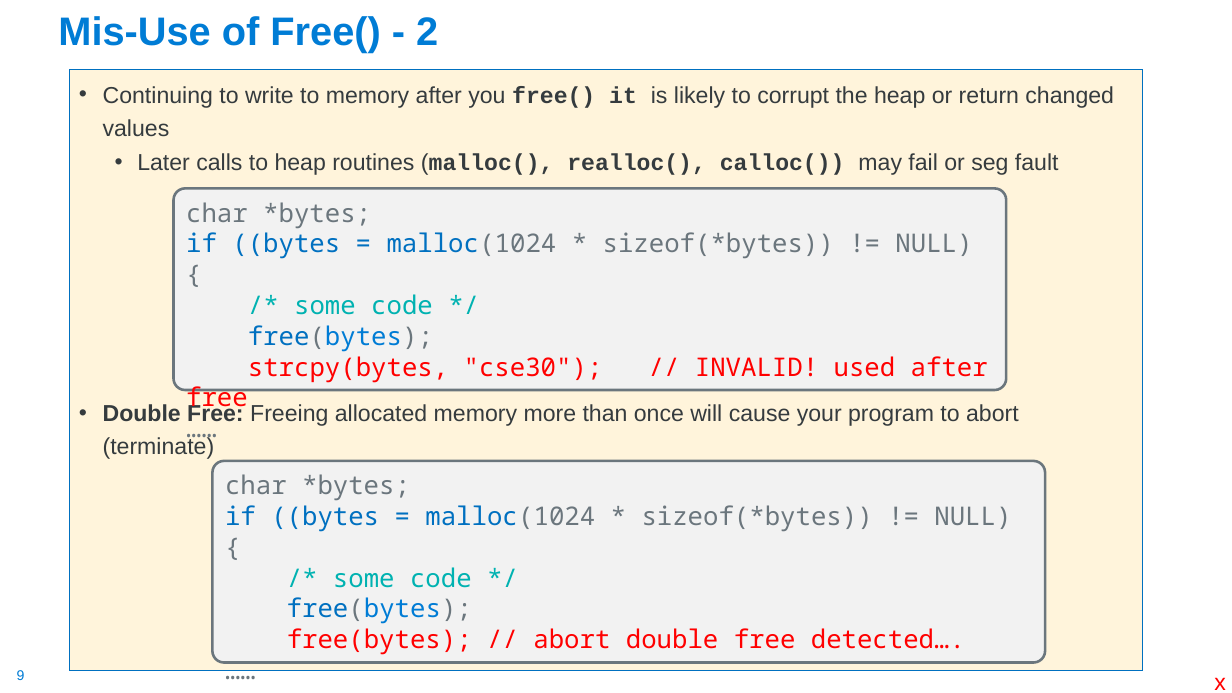
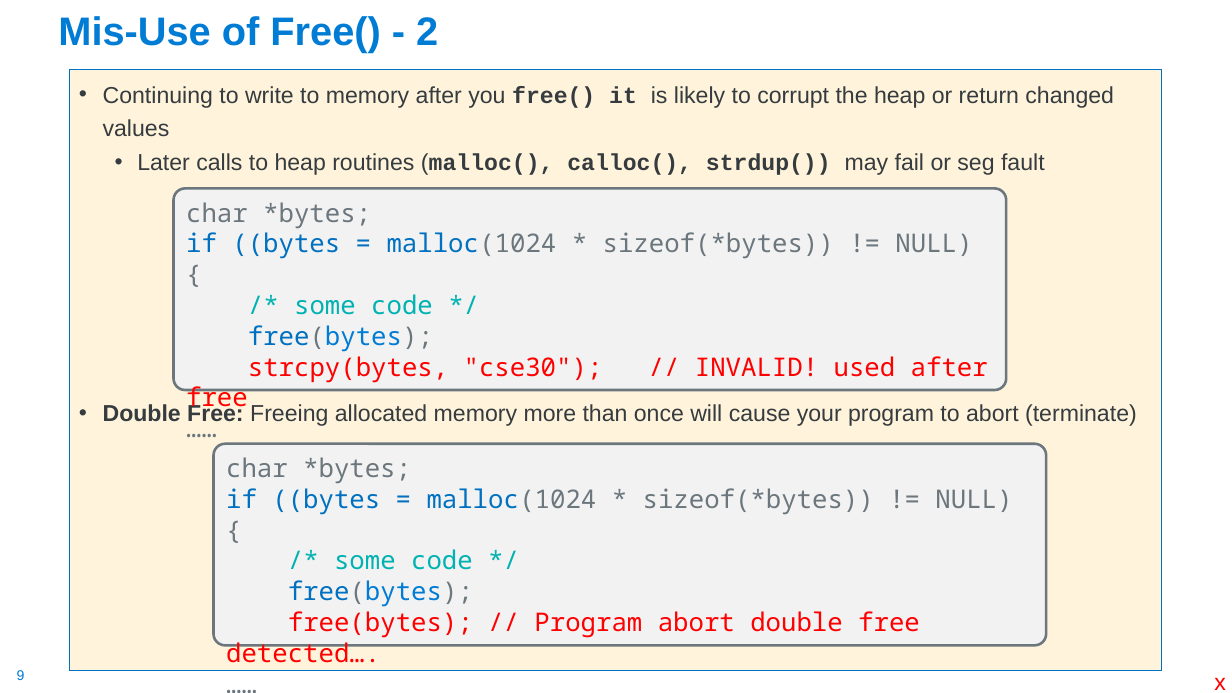
Before and after one commit to cse30-sp24/Muller-Slides, a slide deck: slide 9 of 03-C-Part3.pptx. Drawn at 1232x693 pixels with LibreOffice and Linux fonts; fonts in the diff are those of the drawing. Boxes give left, top, right and bottom in pixels: in the first picture for what was removed or moved away, otherwise in the second. Text is boxed around its words. In the diff, an @@ line names an element or a change of style, - is before the commit and + after.

```diff
--- a/03-C-Part3.pptx
+++ b/03-C-Part3.pptx
@@ text "Continuing to write to memory ...": place and size @@
-text "Continuing to write to memory ..." at bbox=[69, 70, 1142, 671]
+text "Continuing to write to memory ..." at bbox=[69, 70, 1162, 671]
@@ text at bbox=[137, 153, 1045, 175]: text changed @@
-  • Later calls to heap routines (malloc(), realloc(), calloc()) may fail or seg fault
+  • Later calls to heap routines (malloc(), calloc(), strdup()) may fail or seg fault
@@ rounded rectangle "char *bytes;": place and size @@
-rounded rectangle "char *bytes;" at bbox=[213, 461, 1045, 663]
+rounded rectangle "char *bytes;" at bbox=[213, 444, 1046, 645]
@@ text in rounded rectangle at bbox=[288, 611, 920, 638]: text changed @@
-free(bytes); // abort double free detected….
+free(bytes); // Program abort double free detected….
```
Also in this commit, not shown: 14 other slides changed, 5 other files.
